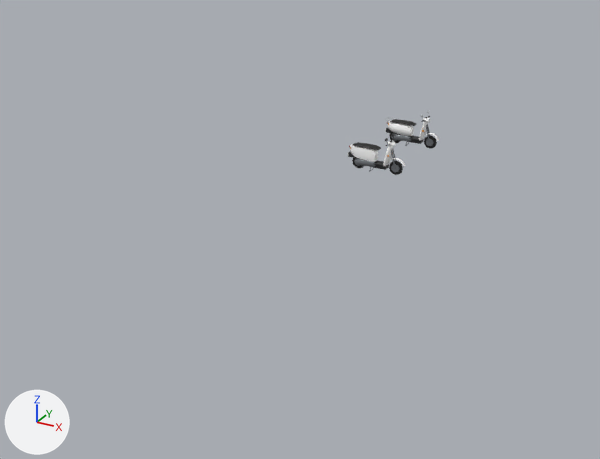
Before and after pictures for a commit that changed the glTF model assets/models/env/second_ai/scooter.glb.
Rendered twice from a 50 mm camera at (9.9, -23.0, 8.9) aimed at (-2.2, -1.1, -2.0). The axes (+X, +Y, +Z) are drawn at lower left. The lights are the same throughout. The first picture is the older version. Where no turn or scale is listed for an object, it has been applied to the vertices.

Objects in the first picture: 'scooter_a', 'scooter_b'.
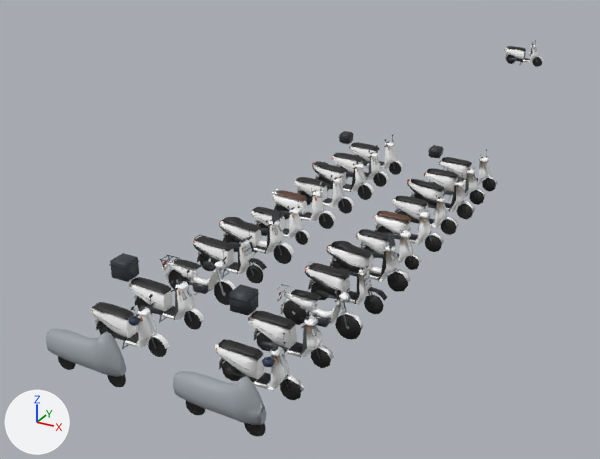
The change, as a diff of the scene's bpy script:
```diff
--- a/assets/models/env/second_ai/scooter.glb.py
+++ b/assets/models/env/second_ai/scooter.glb.py
@@ ob_scooter_a @@
 ob_scooter_a.parent = ob_scooters
-ob_scooter_a.location = (0.0, 0.0, 0.0)
+ob_scooter_a.location = (0.0, 17.4, 0.0)
@@ ob_scooter_b @@
 ob_scooter_b.parent = ob_scooters
-ob_scooter_b.location = (0.0, 3.0, 0.0)
+ob_scooter_b.location = (0.0, 17.4, 0.0)
@@ ob_scooter_s9_lod1 @@
+ob_scooter_s9_lod1 = bpy.data.objects.new('scooter_S9_lod1', me_scooter_s9_002)  # 379 vertices, 590 faces; spans x -1.02..0.94, y -0.33..0.33, z 0.0..1.21
+ob_scooter_s9_lod1.location = (3.0, -9.6, 0.0)
@@ ob_scooter_s9 @@
+ob_scooter_s9 = bpy.data.objects.new('scooter_S9', me_scooter_s9)  # 978 vertices, 1798 faces; spans x -1.02..0.94, y -0.33..0.33, z 0.0..1.21
+ob_scooter_s9.location = (0.0, -9.6, 0.0)
@@ ob_scooter_s7_lod1 @@
+ob_scooter_s7_lod1 = bpy.data.objects.new('scooter_S7_lod1', me_scooter_s7_002)  # 400 vertices, 589 faces; spans x -0.89..0.78, y -0.32..0.32, z 0.0..1.1
+ob_scooter_s7_lod1.location = (3.0, -6.0, 0.0)
@@ ob_scooter_s7 @@
+ob_scooter_s7 = bpy.data.objects.new('scooter_S7', me_scooter_s7)  # 1048 vertices, 1902 faces; spans x -0.89..0.78, y -0.31..0.31, z 0.0..1.12
+ob_scooter_s7.location = (0.0, -6.0, 0.0)
@@ ob_scooter_s6_lod1 @@
+ob_scooter_s6_lod1 = bpy.data.objects.new('scooter_S6_lod1', me_scooter_s6_002)  # 444 vertices, 575 faces; spans x -1.0..0.93, y -0.34..0.34, z 0.0..1.2
+ob_scooter_s6_lod1.location = (3.0, -8.4, 0.0)
@@ ob_scooter_s6 @@
+ob_scooter_s6 = bpy.data.objects.new('scooter_S6', me_scooter_s6)  # 1282 vertices, 2282 faces; spans x -1.0..0.93, y -0.34..0.34, z 0.0..1.22
+ob_scooter_s6.location = (0.0, -8.4, 0.0)
@@ ob_scooter_s5_lod1 @@
+ob_scooter_s5_lod1 = bpy.data.objects.new('scooter_S5_lod1', me_scooter_s5_002)  # 402 vertices, 590 faces; spans x -0.95..0.88, y -0.34..0.34, z 0.0..1.17
+ob_scooter_s5_lod1.location = (3.0, -3.6, 0.0)
@@ ob_scooter_s5_h_lod1 @@
+ob_scooter_s5_h_lod1 = bpy.data.objects.new('scooter_S5_H_lod1', me_scooter_s5_h_002)  # 406 vertices, 586 faces; spans x -0.95..0.89, y -0.37..0.34, z 0.0..1.17
+ob_scooter_s5_h_lod1.location = (3.0, -12.0, 0.0)
@@ ob_scooter_s5_h @@
+ob_scooter_s5_h = bpy.data.objects.new('scooter_S5_H', me_scooter_s5_h)  # 1092 vertices, 1976 faces; spans x -0.95..0.88, y -0.37..0.34, z 0.0..1.18
+ob_scooter_s5_h.location = (0.0, -12.0, 0.0)
@@ ob_scooter_s5 @@
+ob_scooter_s5 = bpy.data.objects.new('scooter_S5', me_scooter_s5)  # 1042 vertices, 1884 faces; spans x -0.95..0.88, y -0.34..0.34, z 0.0..1.18
+ob_scooter_s5.location = (0.0, -3.6, 0.0)
@@ ob_scooter_s4_lod1 @@
+ob_scooter_s4_lod1 = bpy.data.objects.new('scooter_S4_lod1', me_scooter_s4_002)  # 407 vertices, 584 faces; spans x -0.97..0.91, y -0.33..0.33, z 0.0..1.19
+ob_scooter_s4_lod1.location = (3.0, -4.8, 0.0)
@@ ob_scooter_s4 @@
+ob_scooter_s4 = bpy.data.objects.new('scooter_S4', me_scooter_b)
+ob_scooter_s4.parent = ob_scooters
+ob_scooter_s4.location = (0.0, -4.8, 0.0)
@@ ob_scooter_s3_lod1 @@
+ob_scooter_s3_lod1 = bpy.data.objects.new('scooter_S3_lod1', me_scooter_s3_002)  # 430 vertices, 587 faces; spans x -1.08..0.99, y -0.36..0.34, z -0.01..1.36
+ob_scooter_s3_lod1.location = (3.0, -7.2, 0.0)
@@ ob_scooter_s3 @@
+ob_scooter_s3 = bpy.data.objects.new('scooter_S3', me_scooter_s3)  # 1224 vertices, 2204 faces; spans x -1.08..0.99, y -0.36..0.36, z 0.0..1.36
+ob_scooter_s3.location = (0.0, -7.2, 0.0)
@@ ob_scooter_s2_lod1 @@
+ob_scooter_s2_lod1 = bpy.data.objects.new('scooter_S2_lod1', me_scooter_s2_002)  # 426 vertices, 587 faces; spans x -1.03..0.93, y -0.36..0.36, z 0.0..1.21
+ob_scooter_s2_lod1.location = (3.0, -2.4, 0.0)
@@ ob_scooter_s2 @@
+ob_scooter_s2 = bpy.data.objects.new('scooter_S2', me_scooter_s2)  # 1194 vertices, 2162 faces; spans x -1.03..0.93, y -0.36..0.36, z 0.0..1.21
+ob_scooter_s2.location = (0.0, -2.4, 0.0)
@@ ob_scooter_s1b_lod1 @@
+ob_scooter_s1b_lod1 = bpy.data.objects.new('scooter_S1B_lod1', me_scooter_s1b_002)  # 427 vertices, 587 faces; spans x -0.97..0.87, y -0.34..0.34, z 0.0..1.19
+ob_scooter_s1b_lod1.location = (3.0, -1.2, 0.0)
@@ ob_scooter_s1b_d_lod1 @@
+ob_scooter_s1b_d_lod1 = bpy.data.objects.new('scooter_S1B_D_lod1', me_scooter_s1b_d_002)  # 427 vertices, 589 faces; spans x -1.33..0.87, y -0.34..0.34, z 0.0..1.23
+ob_scooter_s1b_d_lod1.location = (3.0, -10.8, 0.0)
@@ ob_scooter_s1b_d @@
+ob_scooter_s1b_d = bpy.data.objects.new('scooter_S1B_D', me_scooter_s1b_d)  # 1112 vertices, 1990 faces; spans x -1.33..0.87, y -0.34..0.34, z 0.0..1.25
+ob_scooter_s1b_d.location = (0.0, -10.8, 0.0)
@@ ob_scooter_s1b @@
+ob_scooter_s1b = bpy.data.objects.new('scooter_S1B', me_scooter_a)
+ob_scooter_s1b.parent = ob_scooters
+ob_scooter_s1b.location = (0.0, -1.2, 0.0)
@@ ob_scooter_s1a_lod1 @@
+ob_scooter_s1a_lod1 = bpy.data.objects.new('scooter_S1A_lod1', me_scooter_s1a_002)  # 408 vertices, 588 faces; spans x -1.29..0.85, y -0.33..0.35, z 0.0..1.19
+ob_scooter_s1a_lod1.location = (3.0, 0.0, 0.0)
@@ ob_scooter_s1a_c_lod1 @@
+ob_scooter_s1a_c_lod1 = bpy.data.objects.new('scooter_S1A_C_lod1', me_scooter_s1a_c_002)  # 310 vertices, 600 faces; spans x -1.0..0.82, y -0.26..0.26, z 0.0..1.1
+ob_scooter_s1a_c_lod1.location = (3.0, -13.2, 0.0)
@@ ob_scooter_s1a_c @@
+ob_scooter_s1a_c = bpy.data.objects.new('scooter_S1A_C', me_scooter_s1a_c)  # 402 vertices, 784 faces; spans x -1.0..0.82, y -0.26..0.26, z 0.0..1.1
+ob_scooter_s1a_c.location = (0.0, -13.2, 0.0)
@@ ob_scooter_s1a @@
+ob_scooter_s1a = bpy.data.objects.new('scooter_S1A', me_scooter_s1a)  # 1096 vertices, 1982 faces; spans x -1.29..0.86, y -0.34..0.34, z 0.0..1.2
+ob_scooter_s1a.location = (0.0, 0.0, 0.0)
```

Where the change shows, as pixel boxes [x1, y1, x2, y2] in the pictures (600 x 459 px):
'scooter_S1A_C_lod1', added
    after: [173, 371, 266, 436]
'scooter_S1B_D_lod1', added
    after: [228, 284, 334, 368]
'scooter_S5_H_lod1', added
    after: [215, 333, 304, 400]
'scooter_S1B_D', added
    after: [109, 253, 204, 330]
'scooter_S1A_C', added
    after: [46, 329, 126, 387]
'scooter_S5_H', added
    after: [92, 294, 170, 357]
'scooter_S3_lod1', added
    after: [326, 233, 410, 292]
'scooter_S6_lod1', added
    after: [305, 256, 387, 314]
'scooter_S9_lod1', added
    after: [277, 279, 363, 340]
'scooter_S6', added
    after: [193, 229, 267, 284]
'scooter_S3', added
    after: [219, 209, 294, 264]
'scooter_S9', added
    after: [159, 249, 236, 305]
'scooter_a', moved
    before: [348, 133, 405, 175]
    after: [505, 40, 542, 67]
'scooter_S4_lod1', added
    after: [373, 204, 444, 252]
'scooter_S4', added
    after: [272, 181, 336, 229]
'scooter_S2_lod1', added
    after: [407, 175, 475, 220]
'scooter_b', moved
    before: [385, 111, 439, 149]
    after: [505, 44, 544, 67]
'scooter_S7_lod1', added
    after: [356, 222, 421, 270]
'scooter_S5_lod1', added
    after: [392, 188, 458, 235]
'scooter_S2', added
    after: [312, 157, 374, 200]
'scooter_S5', added
    after: [294, 169, 354, 214]
'scooter_S1A_lod1', added
    after: [428, 145, 498, 191]
'scooter_S1B_lod1', added
    after: [424, 165, 486, 205]
'scooter_S7', added
    after: [251, 199, 310, 245]
'scooter_S1A', added
    after: [339, 131, 403, 175]
'scooter_S1B', added
    after: [332, 145, 389, 187]
